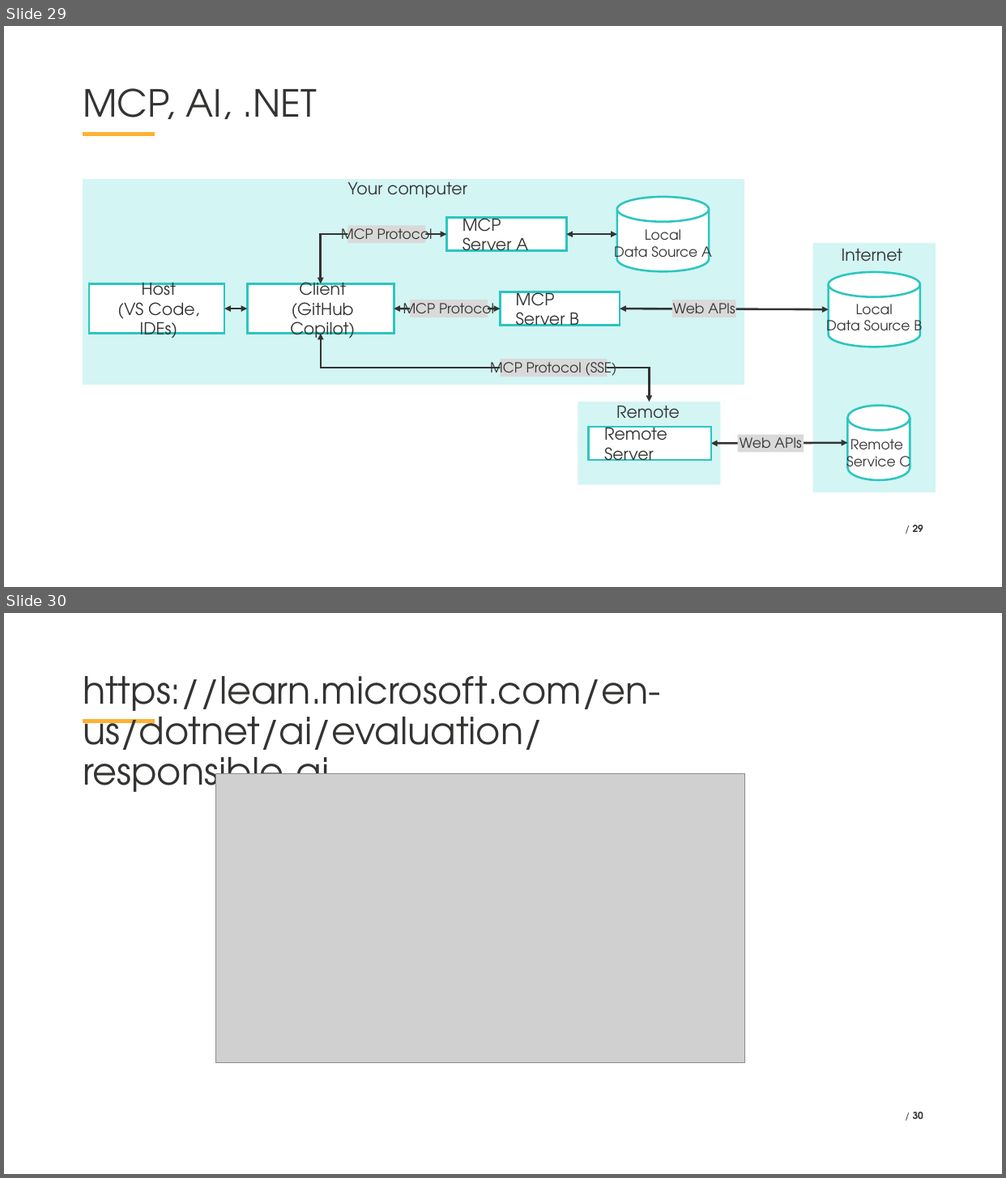
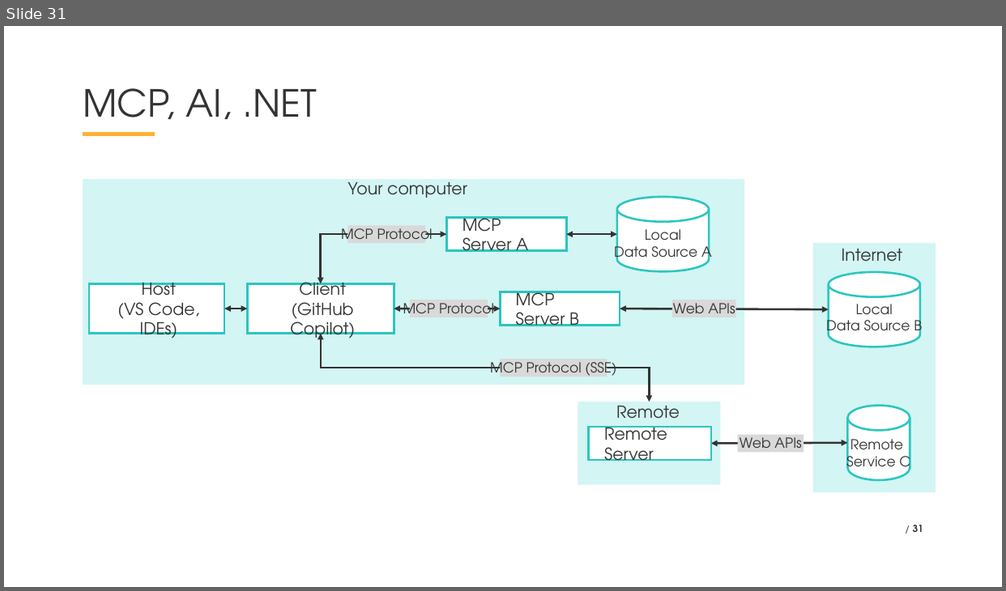
Before and after one commit to VladislavAntonyuk/AICalendar, a slide deck: .NET Conf 2025 - Ukraine (Eng).pptx. Shown one above the other, each under a label of ours: slides 29 and 30 before the commit, slide 31 after it. The pictures are 1006x1178 and 1006x591 pixels, drawn with LibreOffice and Linux fonts; fonts in the diff are those of the drawing; grey boxes stand for pictures; background and template pictures are left out. Boxes give left, top, right and bottom in pixels: in the first picture for what was removed or moved away, otherwise in the second. Text is boxed around its words. In the diff, an @@ line names an element or a change of style, - is before the commit and + after.

```diff
--- a/.NET Conf 2025 - Ukraine (Eng).pptx
+++ b/.NET Conf 2025 - Ukraine (Eng).pptx
@@ slide 30 removed at (4,613,1002,1174), background #FFFFFF; not listed: 1 template element that a slide beside it also shows @@
@@ title removed at (83,676,661,802) @@
-https://learn.microsoft.com/en-us/dotnet/ai/evaluation/responsible-ai
@@ picture removed at (215,773,744,1063) @@
@@ page number removed at (913,1112,923,1119) @@
-/ 30
@@ what was slide 29 is now slide 31 @@
@@ page number at (913,525,923,532): text changed @@
-/ 29
+/ 31
```
Also in this commit, not shown: 13 slides changed, 8 slides added.
